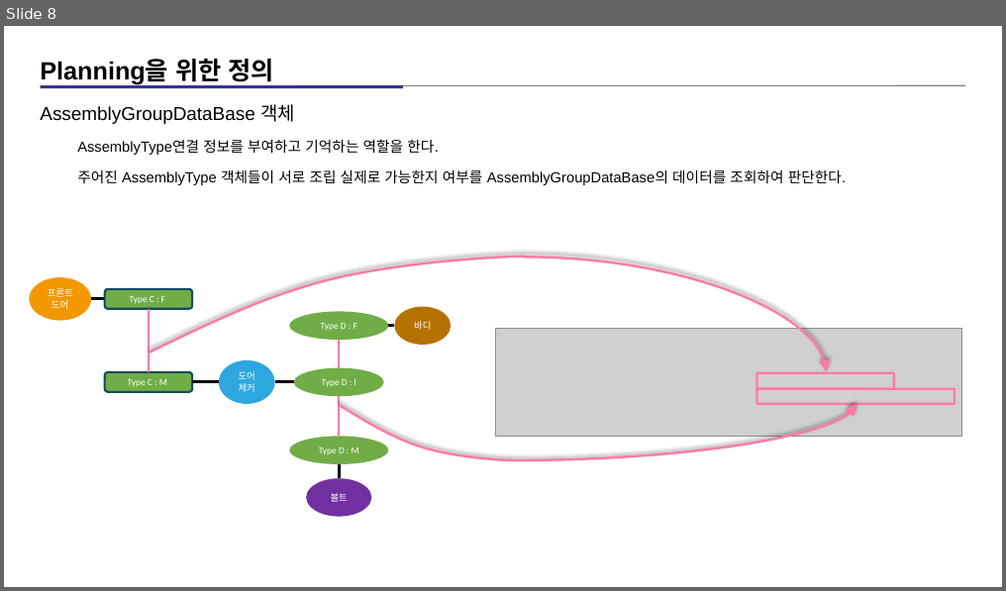
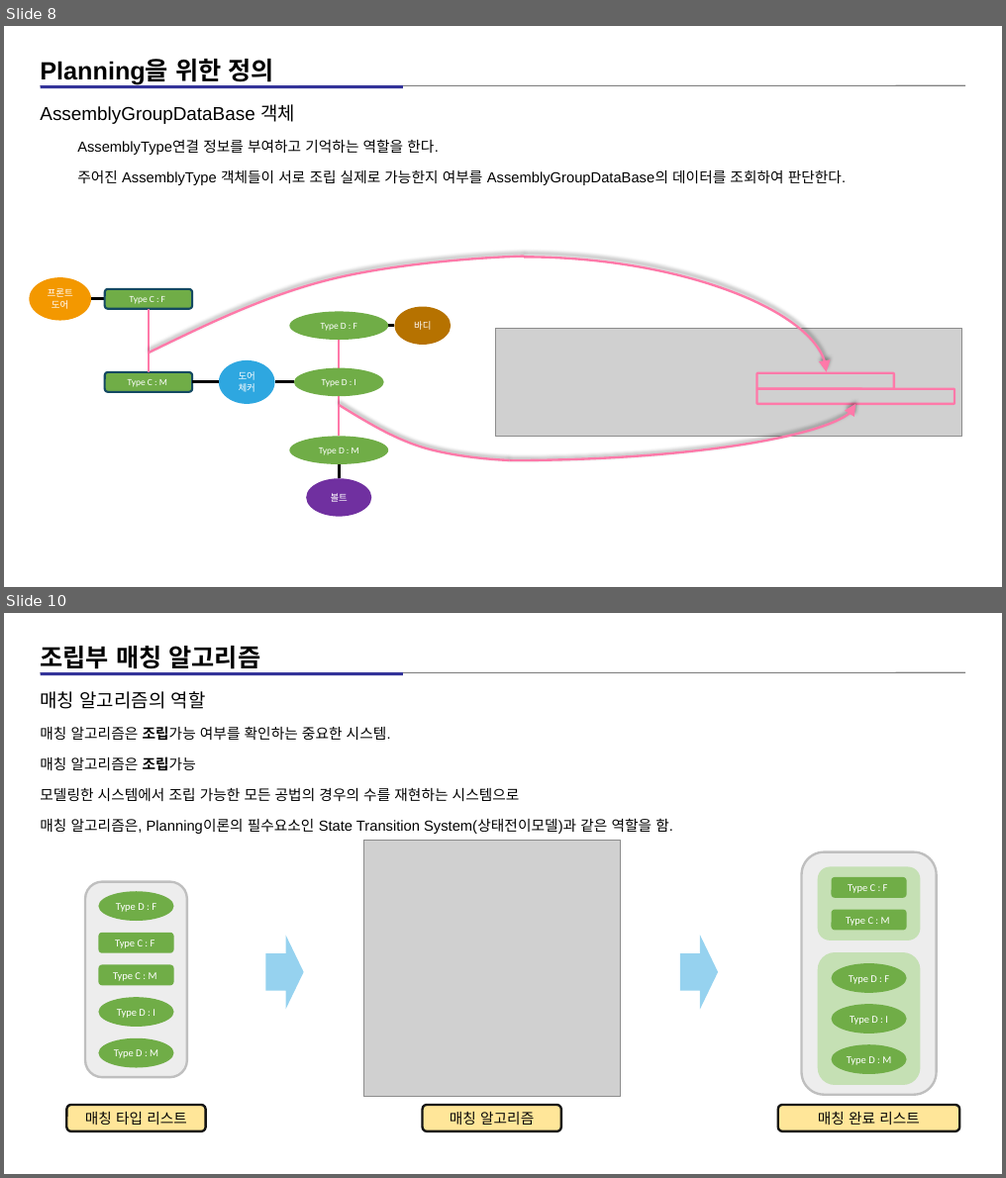
Before and after one commit to kimz1121/test, a slide deck: 현대차 심볼릭 플레너 예시 설명 자료_00.pptx. Shown one above the other, each under a label of ours: slide 8 before the commit, slides 8 and 10 after it; the slides between them are not shown. The pictures are 1006x591 and 1006x1178 pixels, drawn with LibreOffice and Linux fonts; fonts in the diff are those of the drawing; grey boxes stand for pictures. Boxes give left, top, right and bottom in pixels: in the first picture for what was removed or moved away, otherwise in the second. Text is boxed around its words. In the diff, an @@ line names an element or a change of style, - is before the commit and + after.

```diff
--- a/현대차 심볼릭 플레너 예시 설명 자료_00.pptx
+++ b/현대차 심볼릭 플레너 예시 설명 자료_00.pptx
@@ slide 10 added at (x1=4, y1=613, x2=1002, y2=1174), background #FFFFFF @@
@@ text added at (x1=40, y1=646, x2=261, y2=673), 24 pt, text #000000, bold @@
+조립부 매칭 알고리즘
@@ line added from (40, 672) to (966, 672), #808080 1 pt @@
@@ rectangle added at (x1=40, y1=672, x2=403, y2=676), fill #333399 @@
@@ text added at (x1=40, y1=691, x2=673, y2=834), 14 pt, text #000000 @@
+매칭 알고리즘의 역할
+매칭 알고리즘은 조립가능 여부를 확인하는 중요한 시스템.
+매칭 알고리즘은 조립가능
+모델링한 시스템에서 조립 가능한 모든 공법의 경우의 수를 재현하는 시스템으로
+매칭 알고리즘은, Planning이론의 필수요소인 State Transition System(상태전이모델)과 같은 역할을 함.
@@ group added at (x1=67, y1=841, x2=960, y2=1132): 11 rounded rectangles, 6 ellipses, 2 right arrows, 1 picture @@
+매칭 타입 리스트
+Type C : F
+Type C : M
+Type D : I
+Type D : F
+Type D : M
+Type C : F
+Type C : M
+Type D : I
+Type D : F
+Type D : M
+매칭 완료 리스트
+매칭 알고리즘
```
Also in this commit, not shown: 1 slide changed, 1 other slide added, 2 other files.
